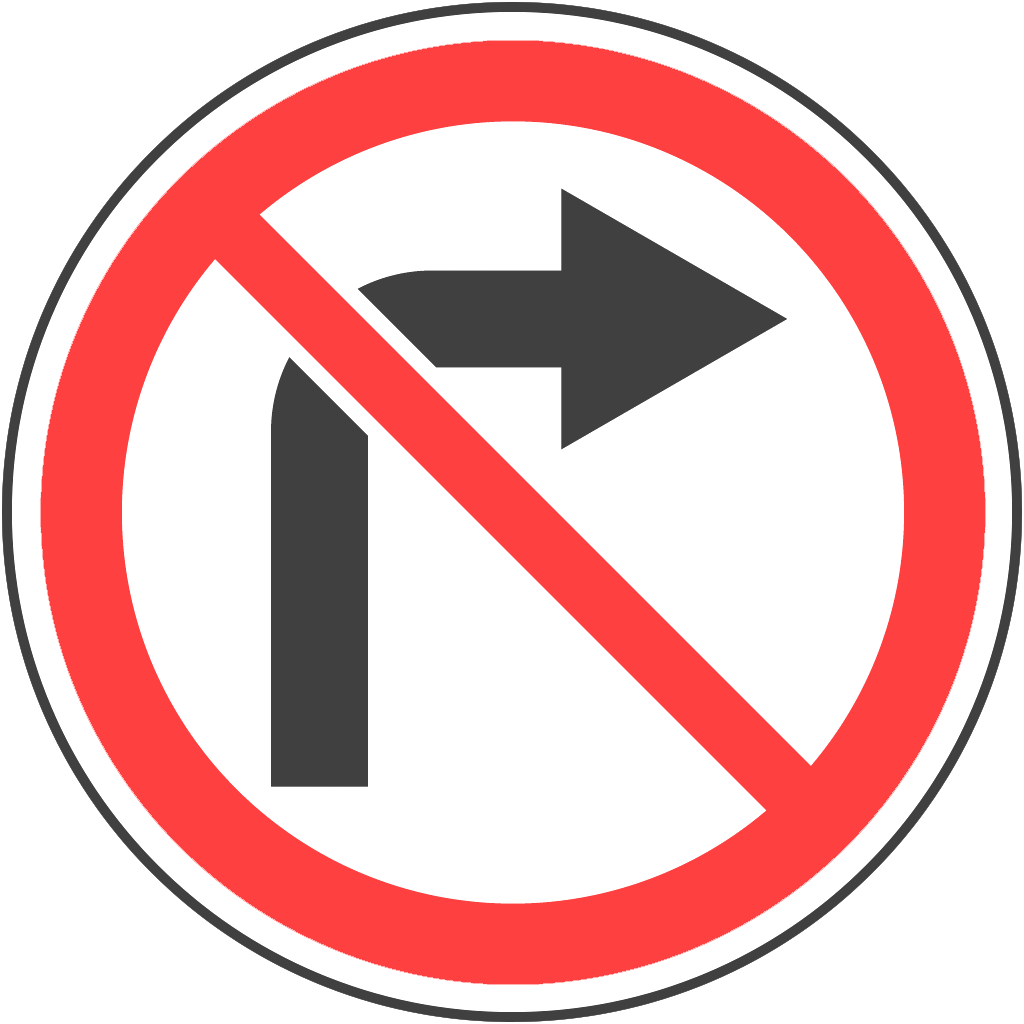
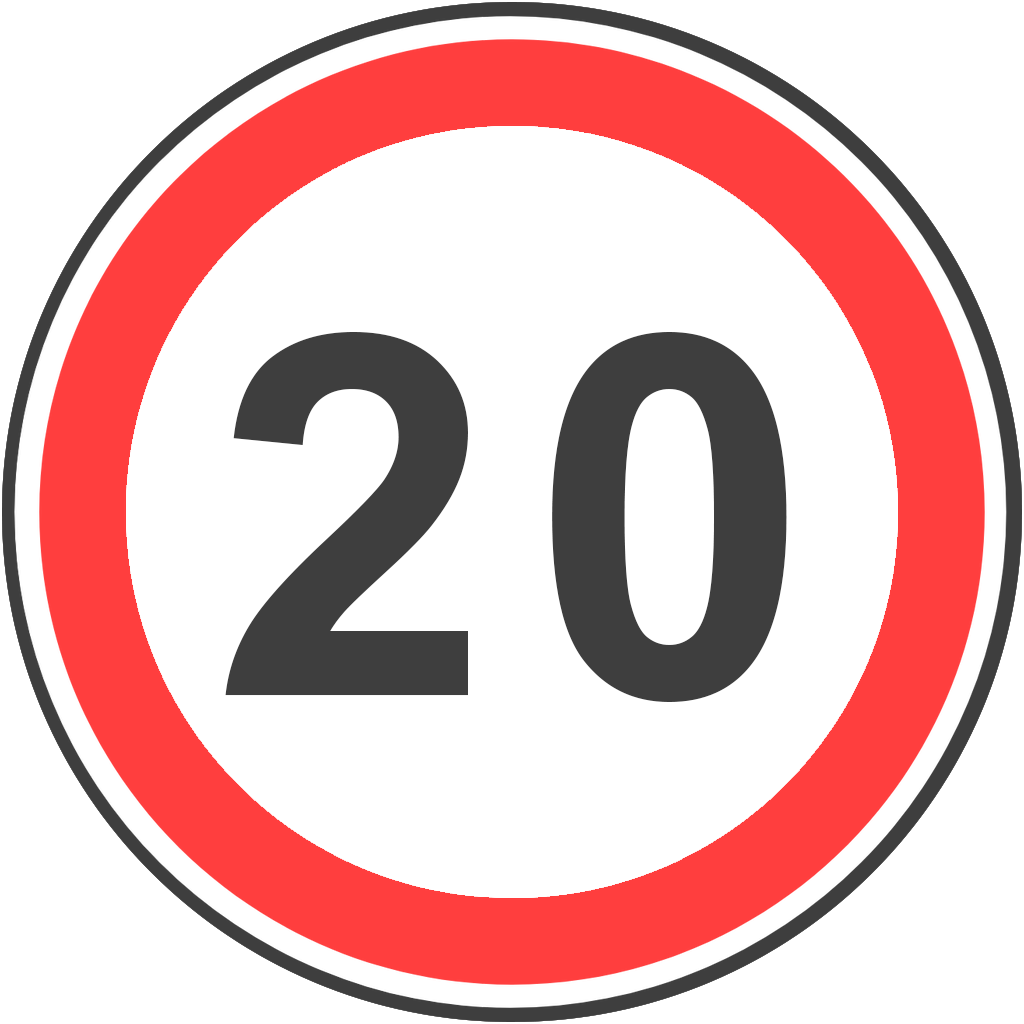
Layer changes from the first 1024 x 1024 image to the second:
added group "3.24 - 20" with 2 layers in group "Группа 1" over <box>2,2,1022,1022</box>
added layer "50" (2nd of 2, in "Группа 1" › "3.24 - 20") in group "3.24 - 20" over <box>225,332,787,702</box>
added layer "Исправленная текстура 3.24" (2nd of 2, in "Группа 1" › "3.24 - 20") in group "3.24 - 20" over <box>2,2,1022,1022</box>
